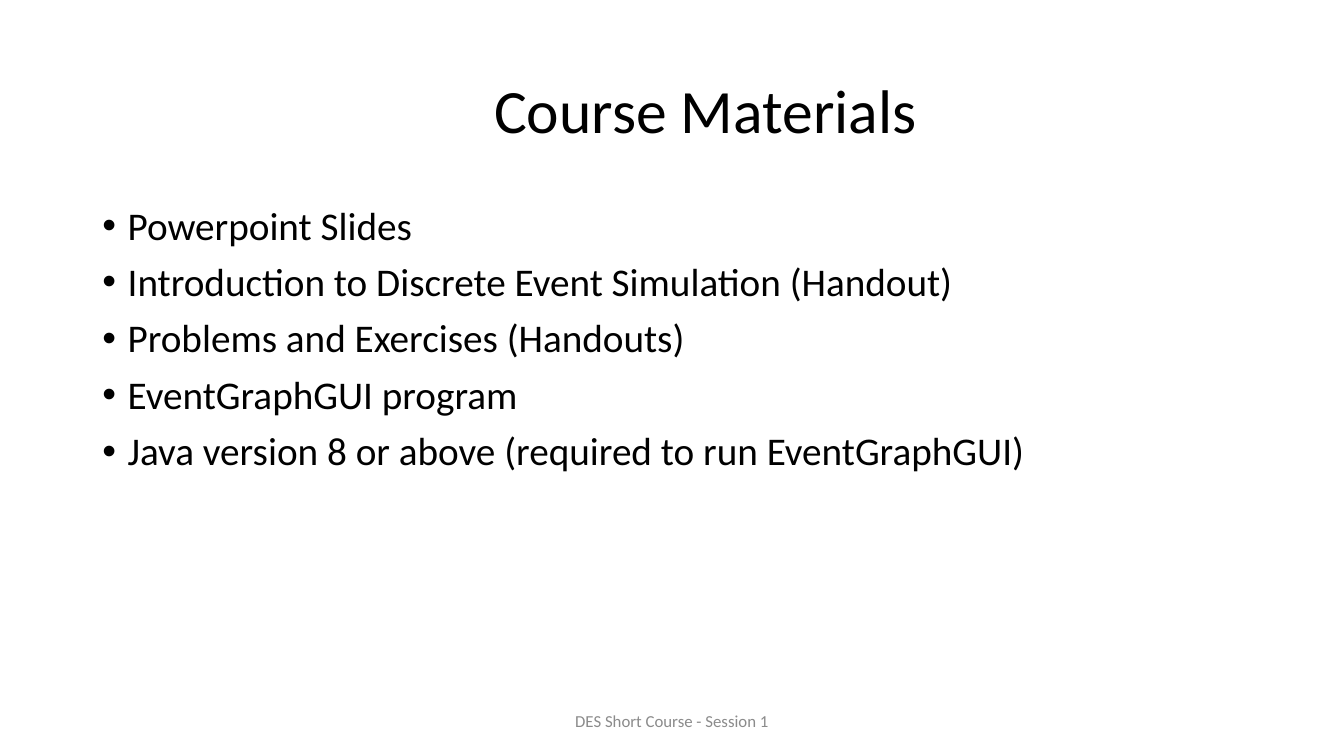
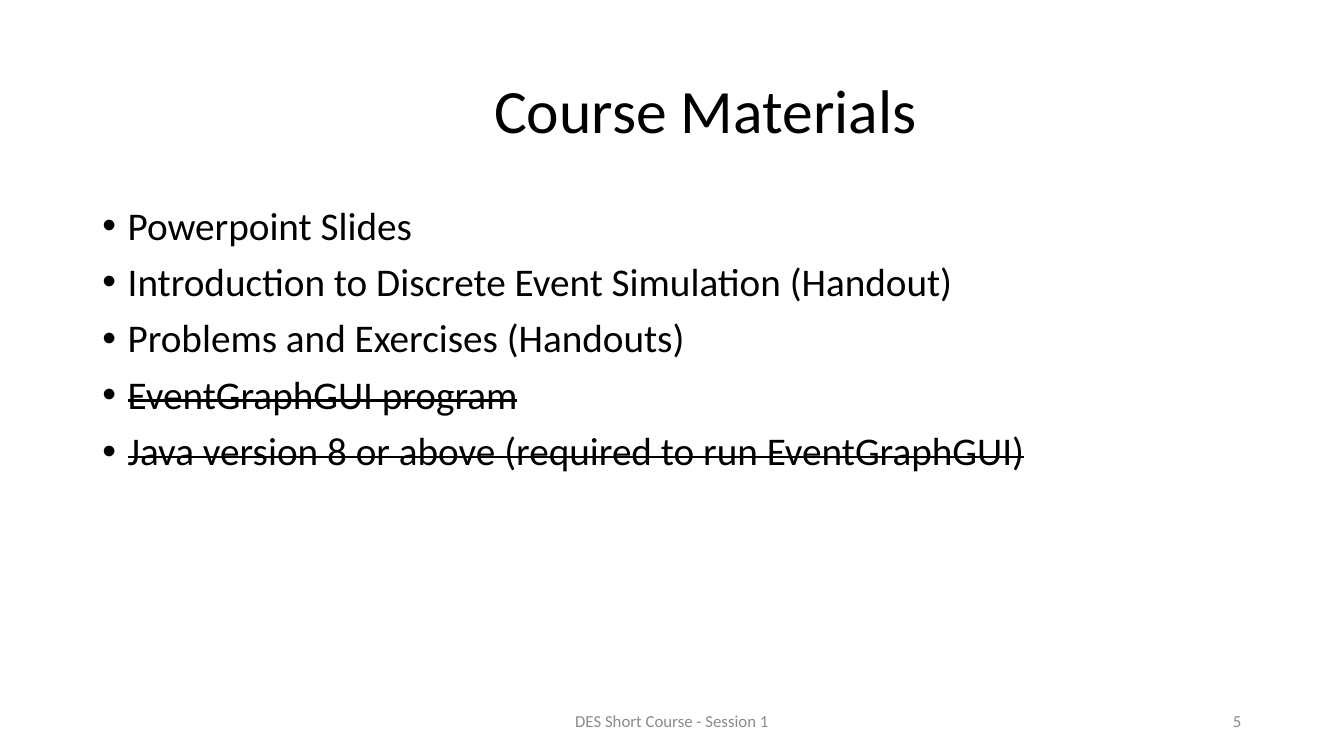
Before and after one commit to ahbuss/DESModeling, a slide deck: slide 5 of Short Course/Slides/Session 1.pptx. Drawn at 1344x756 pixels with LibreOffice and Linux fonts; fonts in the diff are those of the drawing; background and template pictures are left out. Boxes give left, top, right and bottom in pixels: in the first picture for what was removed or moved away, otherwise in the second. Text is boxed around its words. In the diff, an @@ line names an element or a change of style, - is before the commit and + after.

Commit message:
Updated Short Course

```diff
--- a/Short Course/Slides/Session 1.pptx
+++ b/Short Course/Slides/Session 1.pptx
@@ text at box(128, 381, 1024, 472): strikethrough on in "EventGraphGUI program", "Java version 8 or above (required to ..." @@
@@ page number added at box(1233, 716, 1241, 727), 12 pt, text #8C8C8C @@
+5
```
Also in this commit, not shown: 15 other slides changed, 1 slide added, 18 other files.
